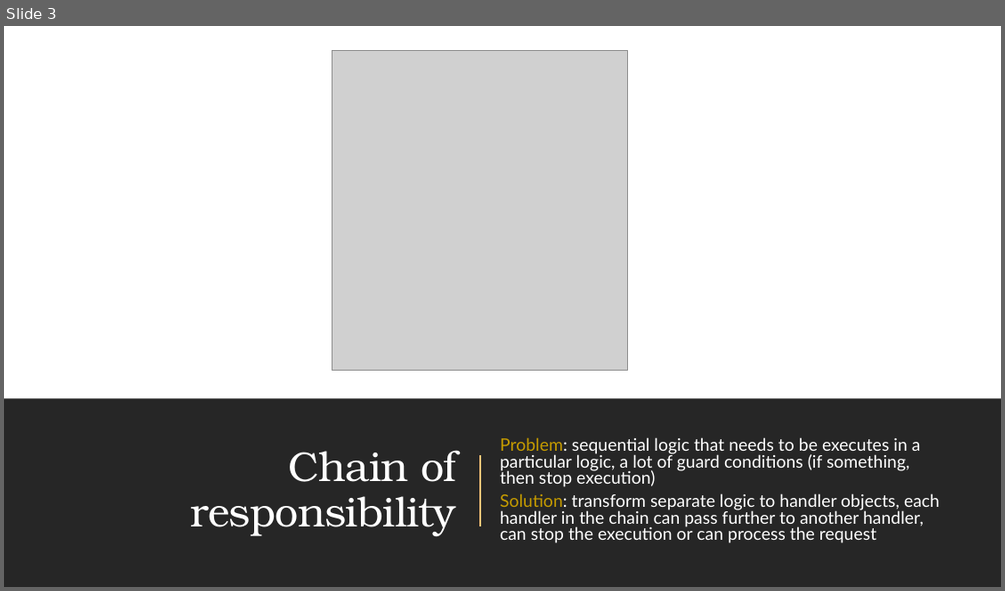
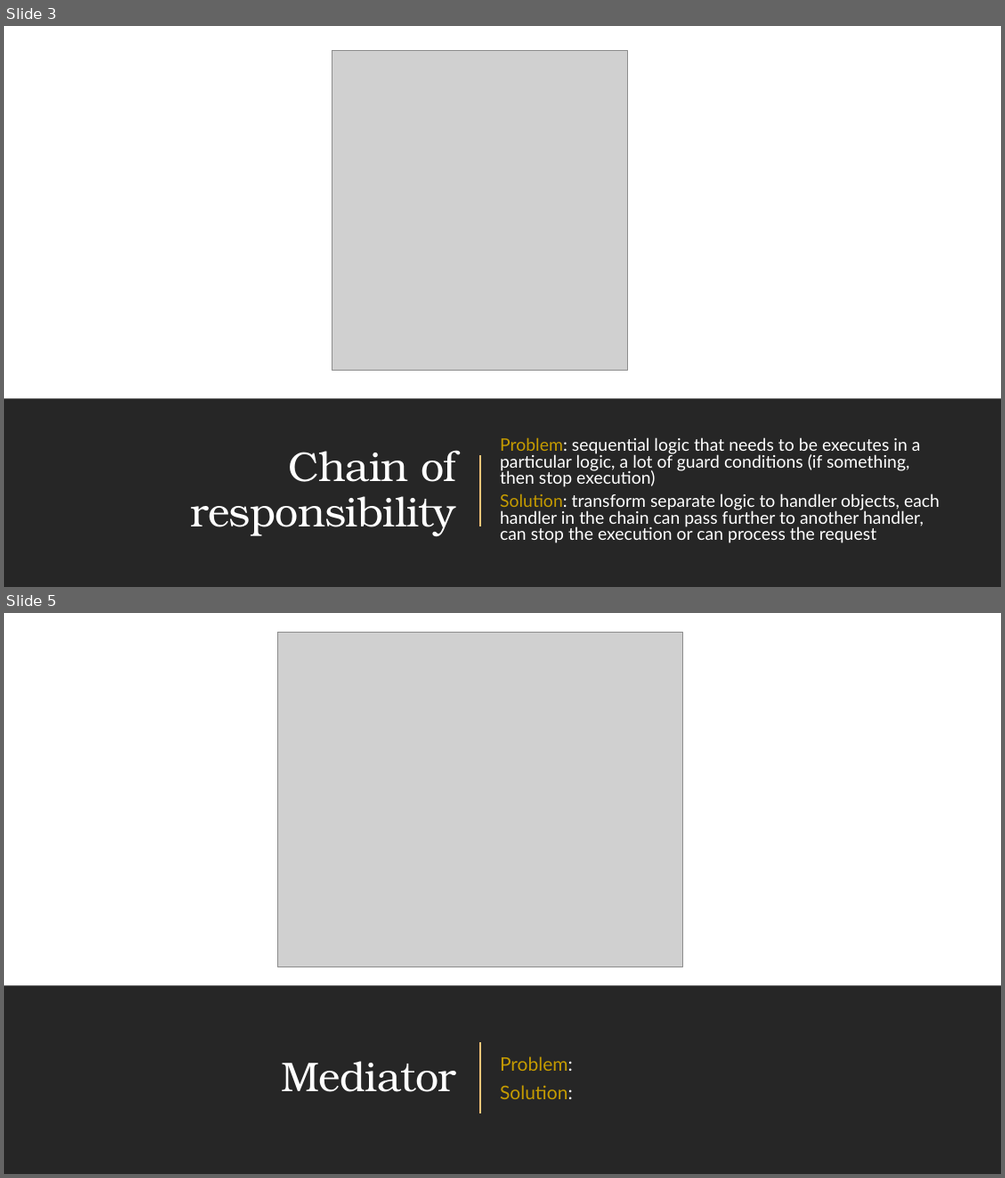
Before and after one commit to amturian/design-patterns, a slide deck: PPT Presentations/DesignPatterns-BehavioralPatterns.pptx. Shown one above the other, each under a label of ours: slide 3 before the commit, slides 3 and 5 after it; the slides between them are not shown. The pictures are 1005x591 and 1005x1178 pixels, drawn with LibreOffice and Linux fonts; fonts in the diff are those of the drawing; grey boxes stand for pictures. Boxes give left, top, right and bottom in pixels: in the first picture for what was removed or moved away, otherwise in the second. Text is boxed around its words. In the diff, an @@ line names an element or a change of style, - is before the commit and + after.

Commit message:
add mediator example and open source usages

```diff
--- a/PPT Presentations/DesignPatterns-BehavioralPatterns.pptx
+++ b/PPT Presentations/DesignPatterns-BehavioralPatterns.pptx
@@ slide 5 added at (4, 613, 1001, 1174), background #FFFFFF; not listed: 1 template element that a slide beside it also shows @@
@@ rectangle added at (4, 613, 1001, 1174), fill #FFFFFF @@
@@ picture added at (278, 632, 683, 966) @@
@@ rectangle added at (4, 985, 1001, 1174), fill #262626 @@
@@ title added at (281, 1061, 456, 1092), 40 pt, text #FFFFFF @@
+Mediator
@@ line added from (480, 1042) to (480, 1113), #FFC578 1.5 pt @@
@@ text added at (500, 1056, 573, 1099), 18 pt, text #C59B00 @@
+Problem:
+Solution:
@@ rectangle added at (4, 1136, 1001, 1174), fill #262626 @@
```
Also in this commit, not shown: 1 other slide added, 2 other files.
